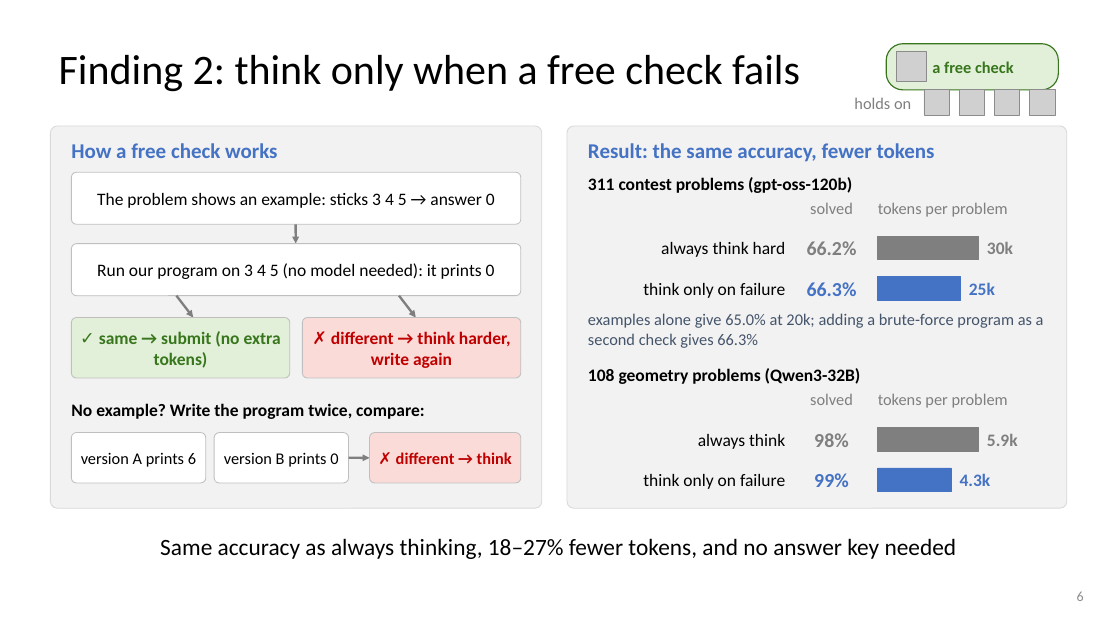
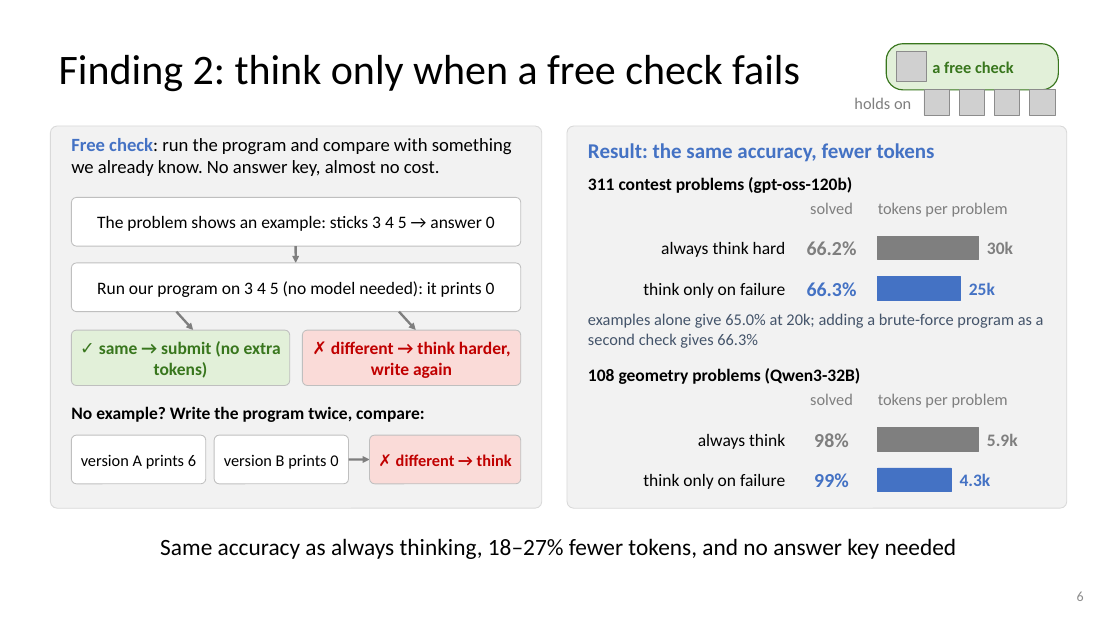
Before and after one commit to dlwns147/CSED490E_Project_Team5, a slide deck: slide 6 of Proposal_Team5.pptx. Drawn at 1120x630 pixels with LibreOffice and Linux fonts; fonts in the diff are those of the drawing; grey boxes stand for pictures. Boxes give left, top, right and bottom in pixels: in the first picture for what was removed or moved away, otherwise in the second. Text is boxed around its words. In the diff, an @@ line names an element or a change of style, - is before the commit and + after.

```diff
--- a/Proposal_Team5.pptx
+++ b/Proposal_Team5.pptx
@@ text at box(71, 138, 512, 176): text changed; size 18 to 16 pt; text colour #4472C4 to #000000; bold off @@
-How a free check works
+Free check: run the program and compare with something we already know. No answer key, almost no cost.
@@ text "Free check: run the program ..." at box(71, 138, 512, 176): vertical alignment middle to top @@
@@ rounded rectangle: place and size @@
-rounded rectangle at box(71, 172, 521, 224)
+rounded rectangle at box(71, 197, 521, 246)
@@ proportions changed in 7 elements at box(370, 435, 521, 484), box(71, 435, 206, 484), box(214, 435, 349, 484), box(71, 330, 290, 386), box(302, 330, 521, 386), box(71, 263, 521, 312), box(71, 197, 521, 246) @@
@@ text "The problem shows an example: ...": place and size @@
-text "The problem shows an example: ..." at box(97, 193, 495, 208)
+text "The problem shows an example: ..." at box(97, 216, 495, 231)
@@ 1 text, 1 rounded rectangle, 1 arrow: place and size @@
-1 text, 1 rounded rectangle, 1 arrow at box(71, 224, 521, 296)
+1 text, 1 rounded rectangle, 1 arrow at box(71, 246, 521, 312)
@@ arrow moved from (176, 296) - (193, 318) to (176, 312) - (193, 330) @@
@@ arrow moved from (399, 296) - (416, 318) to (399, 312) - (416, 330) @@
@@ rounded rectangle: place and size @@
-rounded rectangle at box(71, 318, 290, 378)
+rounded rectangle at box(71, 330, 290, 386)
@@ text "✓ same → submit (no ...": place and size @@
-text "✓ same → submit (no ..." at box(99, 331, 281, 368)
+text "✓ same → submit (no ..." at box(99, 341, 281, 378)
@@ rounded rectangle: place and size @@
-rounded rectangle at box(302, 318, 521, 378)
+rounded rectangle at box(302, 330, 521, 386)
@@ text "✗ different → think harder, ...": place and size @@
-text "✗ different → think harder, ..." at box(331, 331, 511, 368)
+text "✗ different → think harder, ..." at box(331, 341, 511, 378)
```
Also in this commit, not shown: 3 other files.
